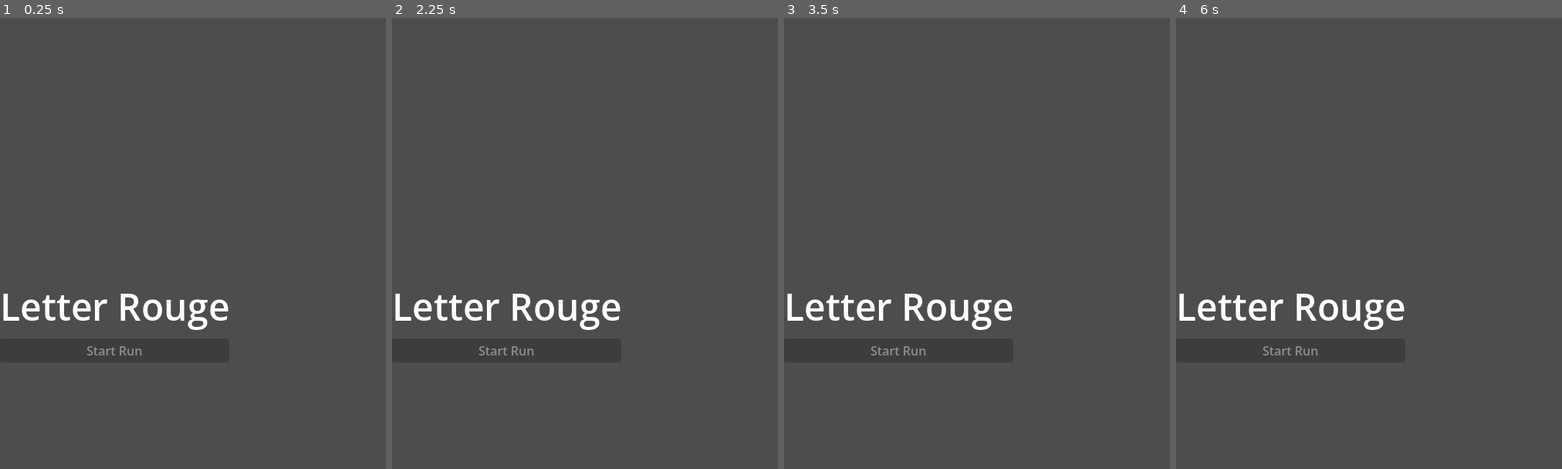
Above: before the commit, frames 1-4 (left to right).
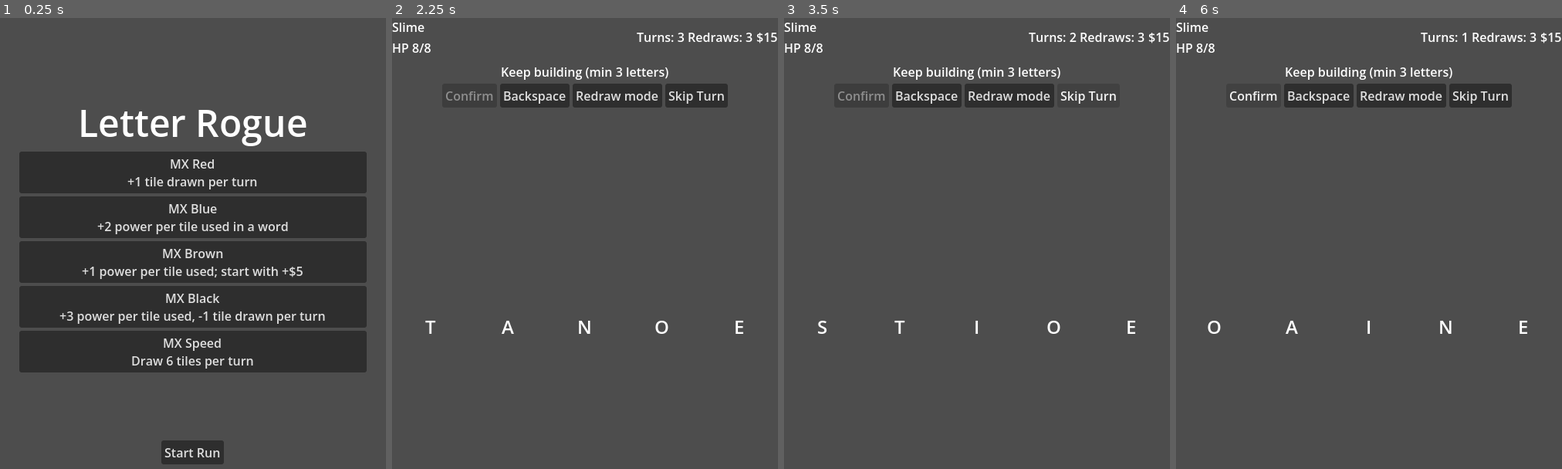
Above: after the commit, the same moments.

Repository: nilocky/letter-rogue
Game: Godot game, scene res://scenes/GameRoot.tscn
Two runs of this game, one before a commit and one after it. Both use one fixed random seed, a clock stepped at 60 frames per second and the inputs below.
Inputs (mouse positions are in pixels of both pictures, inside the frame that each line leads up to):
- Up to frame 1 (0.25 s): no input
- Up to frame 2 (2.25 s): click (585, 261) at 0.5 s, where only the run after the commit has a clickable "MX Brown +1 power per tile us…"; click (585, 261) at 1.25 s, where only the run after the commit has a clickable "MX Brown +1 power per tile us…"; click (585, 450) at 2 s, where only the run after the commit has a clickable "Start Run"
- Up to frame 3 (3.5 s): click (1088, 94) at 2.75 s, where only the run after the commit has a clickable "Skip Turn"
- Up to frame 4 (6 s): click (1480, 94) at 3.5 s, where only the run after the commit has a clickable "Skip Turn"; click (1399, 94) at 4.25 s, where only the run after the commit has a clickable "Redraw mode"; click (1399, 94) at 5 s, where only the run after the commit has a clickable "Redraw (0 marked)"; click (1253, 94) at 5.75 s, where only the run after the commit has a clickable "Confirm"

The runs differ from the first frame. In frame 1, 41% of the frame differs, in the area x 0-95%, y 20-99%; in frame 2, 5.6%; in frame 3, 4.9%; in frame 4, 5.7%.

Commit message:
screens: game over shows round reached; menu copy to V2

Diff:
--- a/scenes/GameOverScreen.tscn
+++ b/scenes/GameOverScreen.tscn
@@ -3,6 +3,7 @@
 [ext_resource type="Script" path="res://scripts/screens/GameOverScreen.gd" id="1_abcdef"]
 
 [node name="GameOverScreen" type="Control"]
+script = ExtResource("1_abcdef")
 anchors_preset = 15
 anchor_right = 1.0
 anchor_bottom = 1.0
@@ -13,10 +14,15 @@
 anchor_bottom = 0.5
 alignment = 1
 
-[node name="FinalScoreLabel" type="Label" parent="VBoxContainer"]
-text = "Game Over!"
+[node name="TitleLabel" type="Label" parent="VBoxContainer"]
+text = "Run Over"
 theme_override_font_sizes/font_size = 36
 horizontal_alignment = 1
 
+[node name="BodyLabel" type="Label" parent="VBoxContainer"]
+unique_name_in_owner = true
+horizontal_alignment = 1
+
 [node name="RestartButton" type="Button" parent="VBoxContainer"]
+unique_name_in_owner = true
 text = "Main Menu"
--- a/scenes/MainMenuScreen.tscn
+++ b/scenes/MainMenuScreen.tscn
@@ -3,28 +3,33 @@
 [ext_resource type="Script" path="res://scripts/screens/MainMenuScreen.gd" id="1_abcdef"]
 
 [node name="MainMenuScreen" type="Control"]
+script = ExtResource("1_abcdef")
 anchors_preset = 15
 anchor_right = 1.0
 anchor_bottom = 1.0
 
 [node name="VBoxContainer" type="VBoxContainer" parent="."]
-anchors_preset = 8
-anchor_top = 0.5
-anchor_bottom = 0.5
-margin_left = -200.0
-margin_right = 200.0
-margin_top = -200.0
-margin_bottom = 200.0
+anchors_preset = 0
+anchor_left = 0.05
+anchor_top = 0.15
+anchor_right = 0.95
+anchor_bottom = 0.85
 
 [node name="Title" type="Label" parent="VBoxContainer"]
-text = "Letter Rouge"
+text = "Letter Rogue"
 theme_override_font_sizes/font_size = 48
 horizontal_alignment = 1
+size_flags_horizontal = 4
 
 [node name="ScrollContainer" type="ScrollContainer" parent="VBoxContainer"]
+size_flags_horizontal = 3
+size_flags_vertical = 3
 
 [node name="PackList" type="VBoxContainer" parent="VBoxContainer/ScrollContainer"]
+unique_name_in_owner = true
+size_flags_horizontal = 3
 
 [node name="StartButton" type="Button" parent="VBoxContainer"]
+unique_name_in_owner = true
 text = "Start Run"
-disabled = true
+size_flags_horizontal = 4
--- a/scripts/screens/GameOverScreen.gd
+++ b/scripts/screens/GameOverScreen.gd
@@ -1,11 +1,17 @@
 # scripts/screens/GameOverScreen.gd
 extends Control
 
-@onready var final_score_label = $VBoxContainer/FinalScoreLabel
-@onready var restart_button = $VBoxContainer/RestartButton
+@onready var body_label = %BodyLabel
+@onready var restart_button = %RestartButton
+
 
 func _ready():
-	final_score_label.text = "Game Over!\nRound: " + str(GameState.round) + "\nMoney: $" + str(GameState.money)
+	restart_button.pressed.connect(_on_restart_pressed)
+
+
+func show_game_over(reached_round: int) -> void:
+	body_label.text = "Reached round %d with $%d" % [reached_round, GameState.money]
+
 
 func _on_restart_pressed():
 	get_parent()._switch_to_menu()
--- a/scripts/screens/MainMenuScreen.gd
+++ b/scripts/screens/MainMenuScreen.gd
@@ -1,20 +1,27 @@
 # scripts/screens/MainMenuScreen.gd
 extends Control
 
-@onready var pack_list = $VBoxContainer/PackList
-@onready var start_button = $VBoxContainer/StartButton
+@onready var pack_list = %PackList
+@onready var start_button = %StartButton
+
 
 func _ready():
-	var packs = PackService.get_available_packs()
-	for pack in packs:
+	start_button.pressed.connect(_on_start_pressed)
+	for pack in PackService.get_available_packs():
 		var btn = Button.new()
-		btn.text = pack["name"] + "\n" + pack["description"]
-		btn.connect("pressed", Callable(self, "_on_pack_selected").bind(pack["id"]))
+		btn.text = pack["name"] + "\n" + pack["desc"]
+		btn.pressed.connect(_on_pack_selected.bind(pack["id"]))
 		pack_list.add_child(btn)
+
 
 func _on_pack_selected(pack_id: String):
 	PackService.select_pack(pack_id)
 	start_button.disabled = false
 
+
 func _on_start_pressed():
+	if GameState.active_pack_id == "":
+		var packs = PackService.get_available_packs()
+		if packs.size() > 0:
+			_on_pack_selected(packs[0]["id"])
 	EventBus.run_started.emit()
